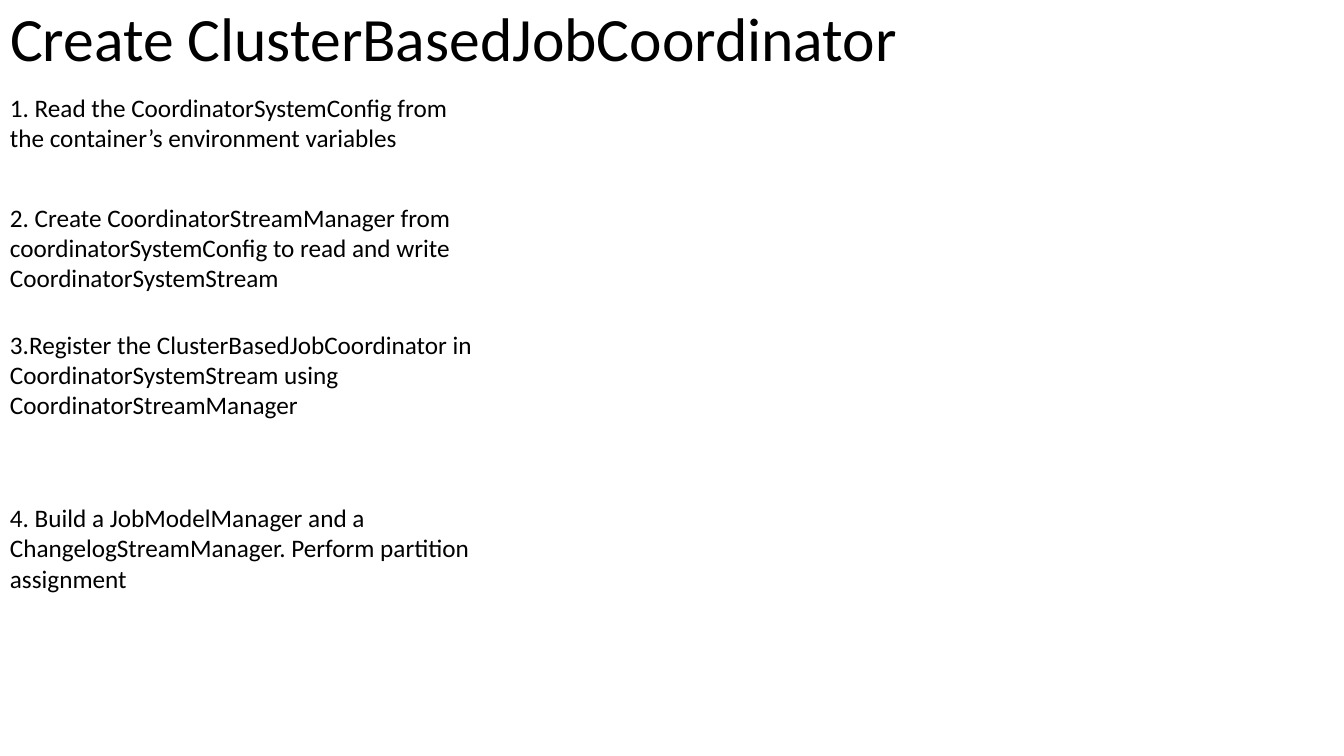
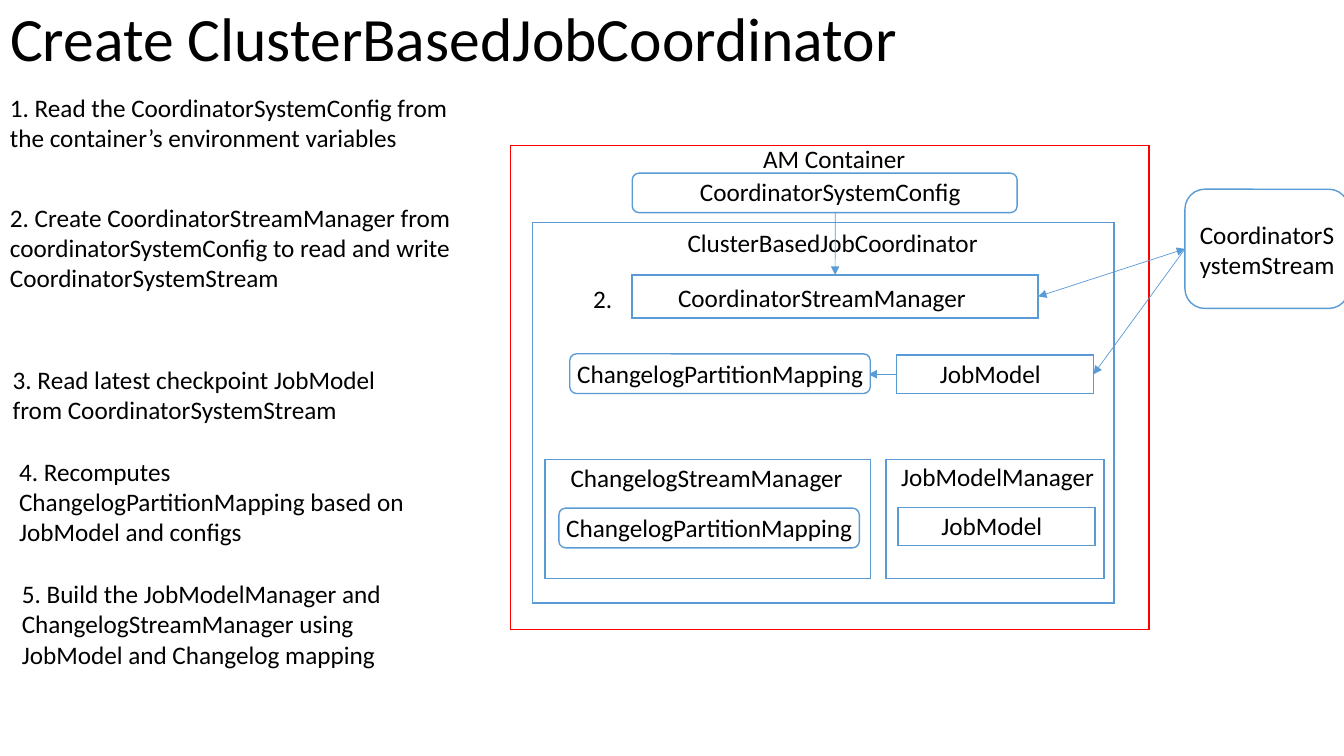
Before and after one commit to Swrrt/Samza-Documents, a slide deck: slide 74 of Documentation/SamzaStructure.pptx. Drawn at 1344x756 pixels with LibreOffice and Linux fonts; fonts in the diff are those of the drawing. Boxes give left, top, right and bottom in pixels: in the first picture for what was removed or moved away, otherwise in the second. Text is boxed around its words. In the diff, an @@ line names an element or a change of style, - is before the commit and + after.

Commit message:
AM

```diff
--- a/Documentation/SamzaStructure.pptx
+++ b/Documentation/SamzaStructure.pptx
@@ rectangle added at [510,145,1149,629], fill #FFFFFF, outline #FF0000 1 pt @@
@@ rounded rectangle added at [632,173,1017,213], fill #FFFFFF, outline #5B9BD5 1 pt @@
@@ text added at [763,150,905,174], 18 pt, text #000000 @@
+AM Container
@@ text added at [700,183,960,206], 18 pt, text #000000 @@
+CoordinatorSystemConfig
@@ rounded rectangle added at [1186,190,1344,309], fill #FFFFFF, outline #5B9BD5 1 pt @@
@@ rectangle added at [533,223,1115,603], fill #FFFFFF, outline #5B9BD5 1 pt @@
@@ text added at [688,232,978,259], 18 pt, text #000000 @@
+ClusterBasedJobCoordinator
@@ arrow added from (836, 213) to (836, 275), #5B9BD5 0.5 pt @@
@@ text added at [1190,215,1344,286], 18 pt, text #000000 @@
+CoordinatorSystemStream
@@ double arrow added from (1038, 296) to (1186, 249), #5B9BD5 0.5 pt @@
@@ arrow added from (1186, 249) to (1094, 374), #5B9BD5 0.5 pt @@
@@ text added at [593,291,612,308], 18 pt, text #000000 @@
+2.
@@ rectangle added at [632,275,1038,319], fill #FFFFFF, outline #5B9BD5 1 pt @@
@@ text added at [678,289,966,312], 18 pt, text #000000 @@
+CoordinatorStreamManager
@@ text removed at [10,336,472,419] @@
-3.Register the ClusterBasedJobCoordinator in CoordinatorSystemStream using CoordinatorStreamManager
@@ rounded rectangle added at [570,354,870,393], fill #FFFFFF, outline #5B9BD5 1 pt @@
@@ rectangle added at [896,355,1093,393], fill #FFFFFF, outline #5B9BD5 1 pt @@
@@ text added at [13,371,375,423], 18 pt, text #000000 @@
+3. Read latest checkpoint JobModel from CoordinatorSystemStream
@@ text added at [577,365,863,388], 18 pt, text #000000 @@
+ChangelogPartitionMapping
@@ arrow added from (896, 374) to (869, 374), #5B9BD5 0.5 pt @@
@@ text added at [940,365,1041,383], 18 pt, text #000000 @@
+JobModel
@@ text added at [19,464,404,546], 18 pt, text #000000 @@
+4. Recomputes ChangelogPartitionMapping based on JobModel and configs
@@ rectangle added at [545,460,871,579], fill #FFFFFF, outline #5B9BD5 1 pt @@
@@ text added at [571,469,843,492], 18 pt, text #000000 @@
+ChangelogStreamManager
@@ rectangle added at [886,460,1104,579], fill #FFFFFF, outline #5B9BD5 1 pt @@
@@ text added at [901,468,1094,491], 18 pt, text #000000 @@
+JobModelManager
@@ text removed at [10,509,469,593] @@
-4. Build a JobModelManager and a ChangelogStreamManager. Perform partition assignment
@@ rounded rectangle added at [559,508,859,547], fill #FFFFFF, outline #5B9BD5 1 pt @@
@@ rectangle added at [898,507,1095,545], fill #FFFFFF, outline #5B9BD5 1 pt @@
@@ text added at [566,519,852,542], 18 pt, text #000000 @@
+ChangelogPartitionMapping
@@ text added at [941,517,1042,535], 18 pt, text #000000 @@
+JobModel
@@ text added at [22,585,381,669], 18 pt, text #000000 @@
+5. Build the JobModelManager and ChangelogStreamManager using JobModel and Changelog mapping
```
Also in this commit, not shown: 1 other slide changed.
